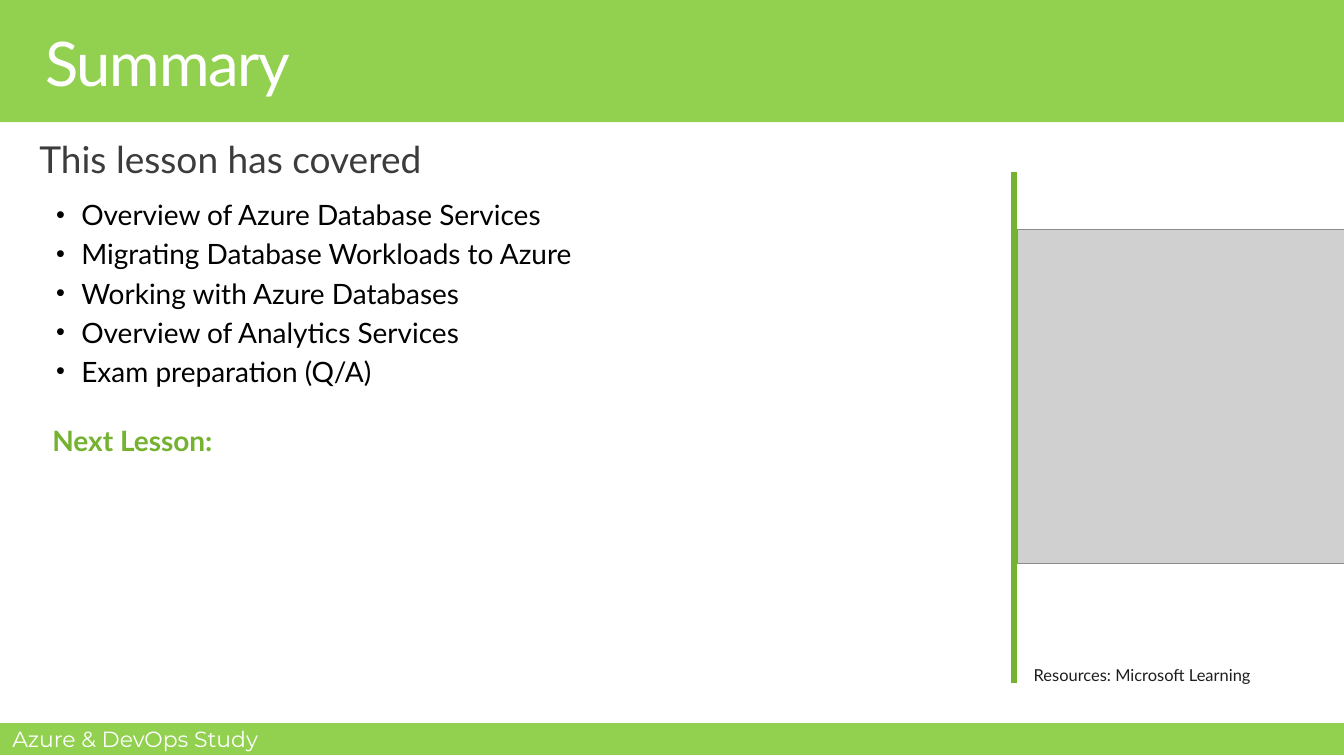
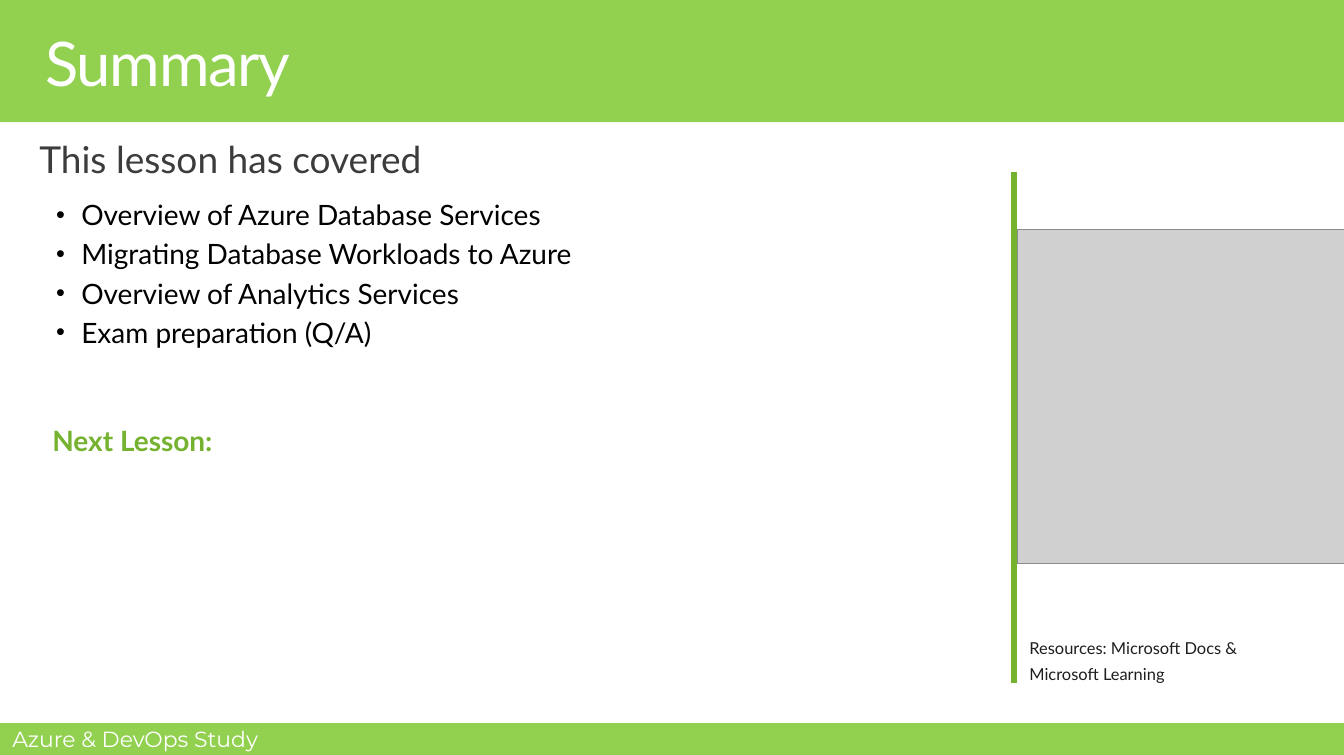
Before and after one commit to MohamedRadwan-DevOps/Azure-DevOps-Study-Group, a slide deck: slide 22 of AZ-900/Module-1/M1-L8-Overview of Azure Database and Analytics Services.pptx (slide 18 before the commit). Drawn at 1344x755 pixels with LibreOffice and Linux fonts; fonts in the diff are those of the drawing; grey boxes stand for pictures; background and template pictures are left out. Boxes give left, top, right and bottom in pixels: in the first picture for what was removed or moved away, otherwise in the second. Text is boxed around its words. In the diff, an @@ line names an element or a change of style, - is before the commit and + after.

```diff
--- a/AZ-900/Module-1/M1-L8-Overview of Azure Database and Analytics Services.pptx
+++ b/AZ-900/Module-1/M1-L8-Overview of Azure Database and Analytics Services.pptx
@@ text at (81, 283, 459, 309): paragraph removed @@
-• Working with Azure Databases
@@ text at (1029, 642, 1222, 683): text changed @@
-Resources: Microsoft Learning
+Resources: Microsoft Docs &
+Microsoft Learning
```
Also in this commit, not shown: 7 other slides changed, 4 slides added.
